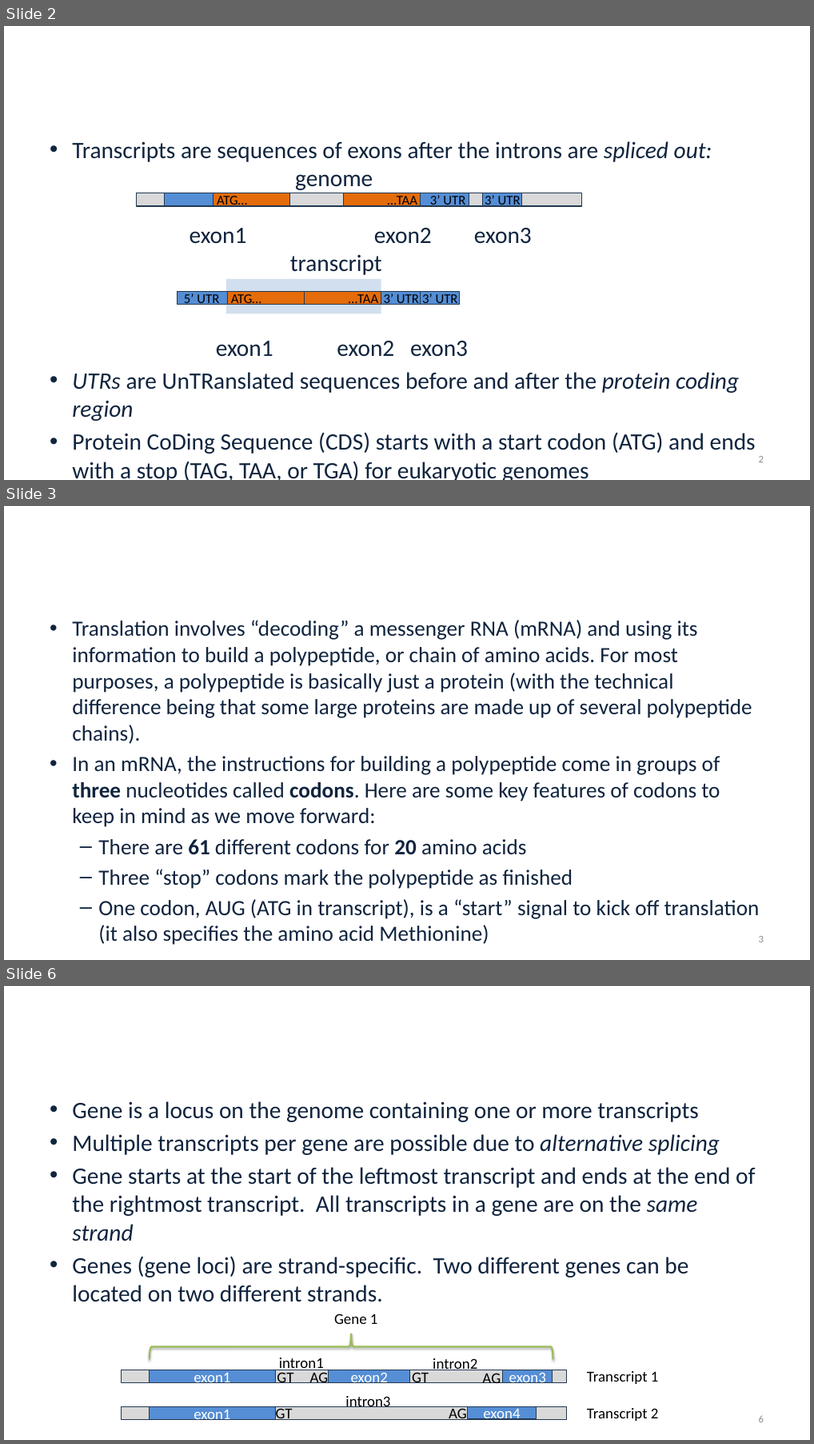
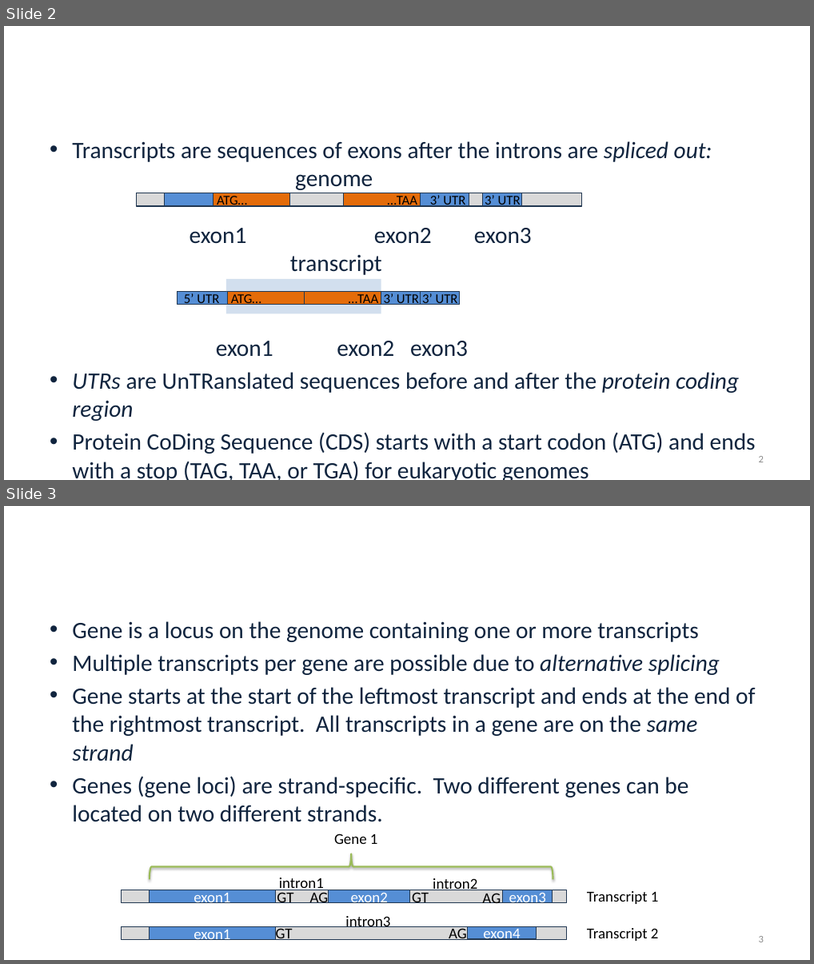
Before and after one commit to alekseyzimin/BME-Algorithms-for-Analysis-of-Genomic-Data, a slide deck: Lectures/Week 9 -- Transcript sequencing and Assembly.pptx. Shown one above the other, each under a label of ours: slides 2, 3 and 6 before the commit, slides 2 and 3 after it; the slides between them are not shown. The pictures are 814x1444 and 814x964 pixels, drawn with LibreOffice and Linux fonts; fonts in the diff are those of the drawing; background and template pictures are left out. Boxes give left, top, right and bottom in pixels: in the first picture for what was removed or moved away, otherwise in the second. Text is boxed around its words. In the diff, an @@ line names an element or a change of style, - is before the commit and + after.

```diff
--- a/Lectures/Week 9 -- Transcript sequencing and Assembly.pptx
+++ b/Lectures/Week 9 -- Transcript sequencing and Assembly.pptx
@@ slide 3 removed at <box>4,506,810,960</box>, background picture (left out) @@
@@ title removed at <box>43,551,770,581</box> @@
-Translation: how proteins are made
@@ text removed at <box>72,620,760,944</box> @@
-• Translation involves “decoding” a messenger RNA (mRNA) and using its information to build a polypeptide, or chain of amino acids. For most purposes, a polypeptide is basically just a protein (with the technical difference being that some large proteins are made up of several polypeptide chains).
-• In an mRNA, the instructions for building a polypeptide come in groups of three nucleotides called codons. Here are some key features of codons to keep in mind as we move forward:
-  – There are 61 different codons for 20 amino acids
-  – Three “stop” codons mark the polypeptide as finished
-  – One codon, AUG (ATG in transcript), is a “start” signal to kick off translation (it also specifies the amino acid Methionine)
@@ page number removed at <box>759,936,764,942</box> @@
-3
@@ what was slide 6 is now slide 3 @@
@@ page number at <box>759,936,764,942</box>: text changed @@
-6
+3
```
Also in this commit, not shown: 6 slides changed, 4 slides added, 2 other slides removed, 1 other file.
